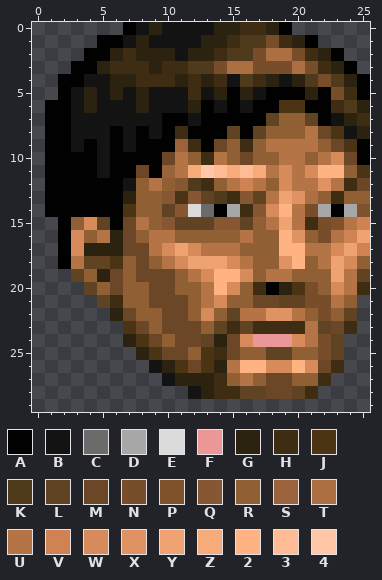
File history of a pixel-art sprite, graphics/stftr00.png. The picture above is the old version.
The file is 26x30 pixels. Colours within 5 levels of each other are drawn and written as one.
Palette (. is transparent): A #010101  B #131313  C #6b6b6b  D #a7a7a7  E #dbdbdb  F #eb9797  G #2b230f  H #3e2c13  J #4a3414  K #4f3a1c  L #5f4323  M #6b4727  N #774e29  P #80522b  Q #875733  R #905f34  S #9b633b  T #ab6f42  U #b47445  V #cf8353  W #d78b5b  X #df9363  Y #efa373  Z #f7ab7b  2 #ffb383  3 #ffbc94  4 #ffc7a7
Pixels before, first column x 1:
 0 ......ABGBBBBGGHHGA......
 1 ....AABGBBBBGGHKKNHGA....
 2 ...AAGHGGGBGGHKKNTTNHGA..
 3 ..AAGHHHGHHKKNTTNNNTNHGA.
 4 .AABBGGHHHGHGHBKHGBGKNKGA
 5 .ABGBGBGBBBHBGAGBAAAGANHA
 6 AABGBBBGBBBGABABAAJJAAHKG
 7 AABBBBBBBAABAAAAALRRLABGH
 8 AABBBABABAHAAALALRRRUMJBG
 9 AABABABAAASHAMRHRUUUURMJA
10 AAAABAAAAMURHURMRRUURUWMA
11 AAAABAAMASUZ43Z3ZUWUW22RJ
12 AAAAAABRURQKHRUVURWUUXUHM
13 AAAAAAGRRQJQLKHQLUYXTRHRR
14 AAAAAAJRRLQECADHQW2UNDADP
15 .ARWLAMURQLLLQQLRUYUHNPUV
16 .AWRUGMRUURRRRRURR2XRNUVY
17 .AWGGGMMUWYWUUURRR22UUWYV
18 .AULLJRMRUWYYYWURRX2RUYWR
19 ..LRGMRMMMRUW22WRUURRRYUL
20 ...LRMRRMMRRU2WRHAGJNRWUH
21 ....LHRRMMMRUWRRMMLLNNUR.
22 .....GMRRMMRWRLUUXXURNRL.
23 ......JMRMMMRLHLHHHHULMH.
24 ......GJMRMMLGMWFFFWUNL..
25 .......GJMMRJHMRRLLRRNL..
26 ........BGJMJGU22WW2WMH..
27 .........BGGGHRURMMRRH...
28 ...........BGHHLLMMLH....
After the commit:
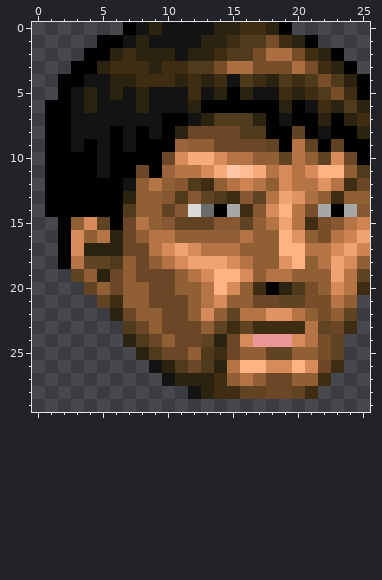
The edit:
y 4: x 19..20 BG -> KH
y 5: x 18..22 AAAGA -> BHGHK
y 6: x 14 B -> A; x 16 B -> A; x 19..23 JJAAH -> GABHG
y 7: x 13..23 AAAAALRRLAB -> GKKKGABAAGA
y 8: x 11..24 HAAALALRRRUMJB -> GMMMMKKAALABAA
y 9: x 12..13 HA -> RR; x 15..19 RHRUU -> MMMLA; x 21..24 URMJ -> LALA
y 10: x 11..16 URHURM -> WZZWUU; x 19 U -> L; x 22 U -> L
y 11: x 12..15 Z43Z -> UWZ4; x 25 J -> K
y 13: x 11 J -> K
y 14: x 7 J -> K; x 25 P -> Q
y 15: x 23 P -> Q
y 18: x 6 J -> K
y 20: x 20 J -> K
y 23: x 7 J -> K
y 24: x 8 J -> K
y 25: x 9 J -> K; x 13 J -> K
y 26: x 11 J -> K; x 13 J -> K
Boxes around the changes in both pictures, in picture pixels (x1, y1, x2, y2):
changed: (110, 74, 370, 373)
